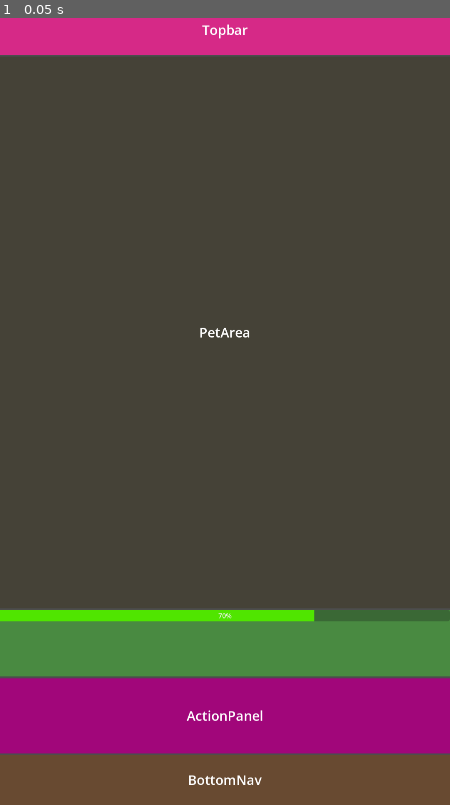
Above: before the commit, frame 1.
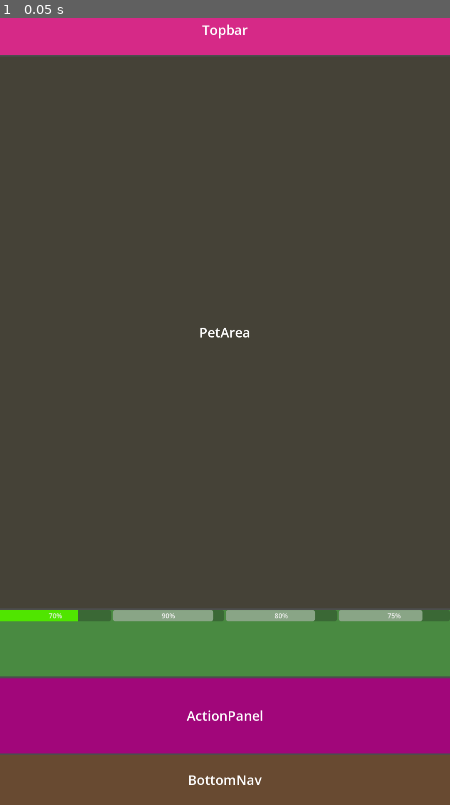
Above: after the commit, the same moment.

Repository: mboracingoz/Hatchi
Game: Godot game, scene res://Scenes/main.tscn
Two runs of this game, one before a commit and one after it. Both use one fixed random seed, a clock stepped at 60 frames per second and the inputs below. This scene is started directly instead of the project's main scene.
Inputs:
- Up to frame 1 (0.05 s): no input

The runs differ from the first frame. In frame 1, 1.1% of the frame differs, in the area x 10-94%, y 75-77%.

Commit message:
Fixed need bar binding by assigning correct need_id values for each stat

Diff:
--- /dev/null
+++ b/Core/ui/Widgets/NeedBar.gd
@@ -0,0 +1,25 @@
+extends ProgressBar
+
+@export var need_id: String = ""
+
+@onready var need_system = get_tree().get_first_node_in_group("need_system")
+
+func _ready() -> void:
+	min_value = 0
+	max_value = 100
+
+	if need_system == null:
+		push_warning("NeedSystem not found.")
+		return
+
+	await need_system.ready
+
+
+func _process(_delta: float) -> void:
+	if need_system == null:
+		return
+
+	var stat = need_system.needs.get(need_id)
+
+	if stat != null:
+		value = stat.current_value
--- a/Scenes/main.tscn
+++ b/Scenes/main.tscn
@@ -1,6 +1,6 @@
 [gd_scene format=3 uid="uid://cf8880oauocta"]
 
-[ext_resource type="Script" uid="uid://cteujr11q1xgj" path="res://Core/ui/hunger_bar.gd" id="1_jjgbg"]
+[ext_resource type="Script" uid="uid://fibo7r4yrk3o" path="res://Core/ui/Widgets/NeedBar.gd" id="1_bo1nx"]
 [ext_resource type="Script" uid="uid://b7ok3fon2vgs7" path="res://Systems/Needs/need_system.gd" id="2_bo1nx"]
 
 [sub_resource type="StyleBoxFlat" id="StyleBoxFlat_7u77a"]
@@ -69,7 +69,29 @@
 size_flags_horizontal = 3
 theme_override_styles/fill = SubResource("StyleBoxFlat_kry3j")
 value = 70.0
-script = ExtResource("1_jjgbg")
+script = ExtResource("1_bo1nx")
+need_id = "hunger"
+
+[node name="HygieneBar" type="ProgressBar" parent="RootLayout/NeedPanel/NeedsContainer" unique_id=1597484465]
+layout_mode = 2
+size_flags_horizontal = 3
+value = 90.0
+script = ExtResource("1_bo1nx")
+need_id = "hygiene"
+
+[node name="HappinesBar" type="ProgressBar" parent="RootLayout/NeedPanel/NeedsContainer" unique_id=1469228563]
+layout_mode = 2
+size_flags_horizontal = 3
+value = 80.0
+script = ExtResource("1_bo1nx")
+need_id = "happines"
+
+[node name="SleepBar" type="ProgressBar" parent="RootLayout/NeedPanel/NeedsContainer" unique_id=356440126]
+layout_mode = 2
+size_flags_horizontal = 3
+value = 85.0
+script = ExtResource("1_bo1nx")
+need_id = "sleep"
 
 [node name="ActionPanel" type="PanelContainer" parent="RootLayout" unique_id=1750072569]
 custom_minimum_size = Vector2(0, 180)
--- a/Systems/Needs/need_system.gd
+++ b/Systems/Needs/need_system.gd
@@ -12,6 +12,30 @@
 	hunger.decay_per_second = 1.0
 
 	needs["hunger"] = hunger
+
+	var happiness = NeedStat.new()
+	happiness.id = &"happiness"
+	happiness.max_value = 100.0
+	happiness.current_value = 80.0
+	happiness.decay_per_second = 0.5
+
+	needs["happiness"] = happiness
+
+	var hygiene = NeedStat.new()
+	hygiene.id = &"hygiene"
+	hygiene.max_value = 100.0
+	hygiene.current_value = 90.0
+	hygiene.decay_per_second = 0.3
+
+	needs["hygiene"] = hygiene
+
+	var sleep = NeedStat.new()
+	sleep.id = &"sleep"
+	sleep.max_value = 100.0
+	sleep.current_value = 75.0
+	sleep.decay_per_second = 0.2
+
+	needs["sleep"] = sleep
 
 	_emit_hunger_changed()
 
Not shown, added: Core/ui/Widgets/NeedBar.gd.uid
